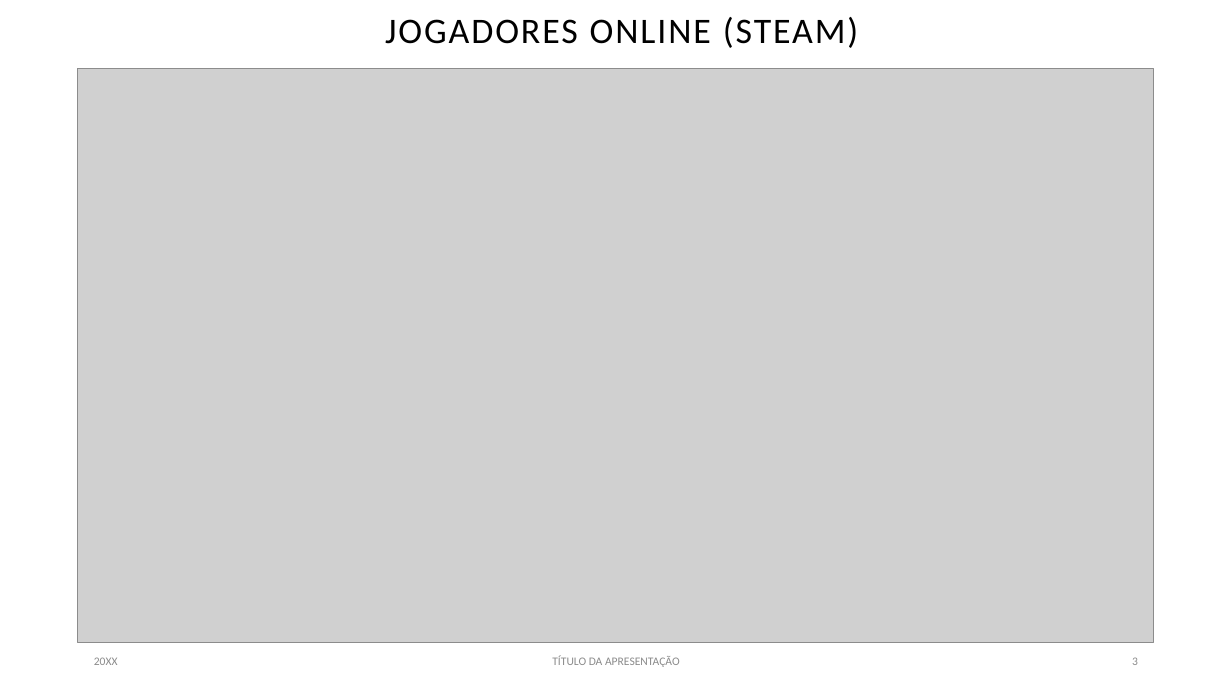
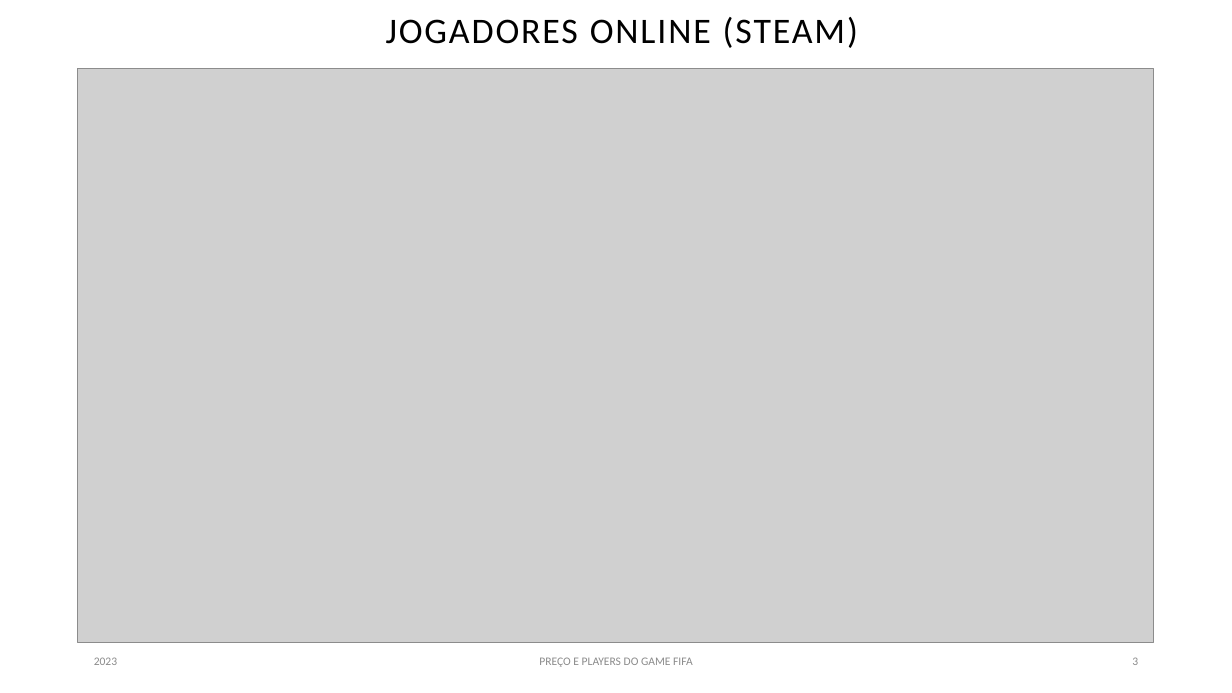
Before and after one commit to lssk97/Micro1-UFRGS-LS, a slide deck: slide 3 of PPT FIFA.pptx. Drawn at 1232x693 pixels with LibreOffice and Linux fonts; fonts in the diff are those of the drawing; grey boxes stand for pictures. Boxes give left, top, right and bottom in pixels: in the first picture for what was removed or moved away, otherwise in the second. Text is boxed around its words. In the diff, an @@ line names an element or a change of style, - is before the commit and + after.

```diff
--- a/PPT FIFA.pptx
+++ b/PPT FIFA.pptx
@@ text at [94,657,117,665]: text changed; text colour #8C8C8C to #8B8B8B @@
-20XX
+2023
@@ text at [539,657,693,667]: text changed; text colour #8C8C8C to #8B8B8B @@
-TÍTULO DA APRESENTAÇÃO
+PREÇO E PLAYERS DO GAME FIFA
```
Also in this commit, not shown: 4 other slides changed, 1 slide added, 1 slide removed.
